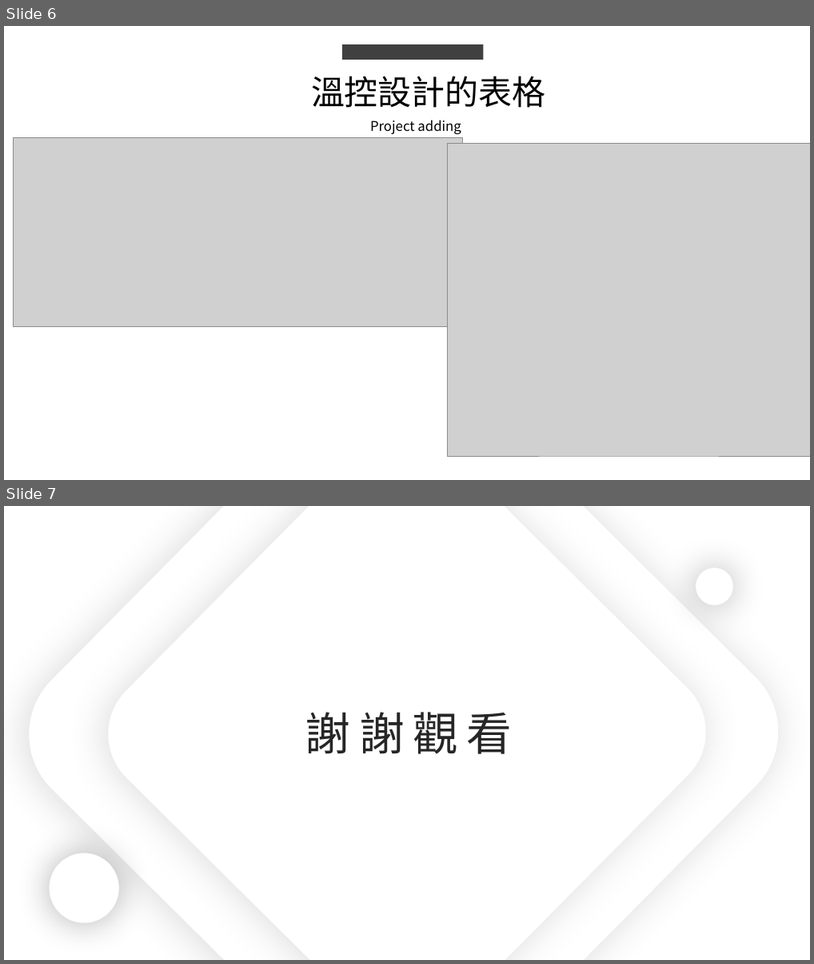
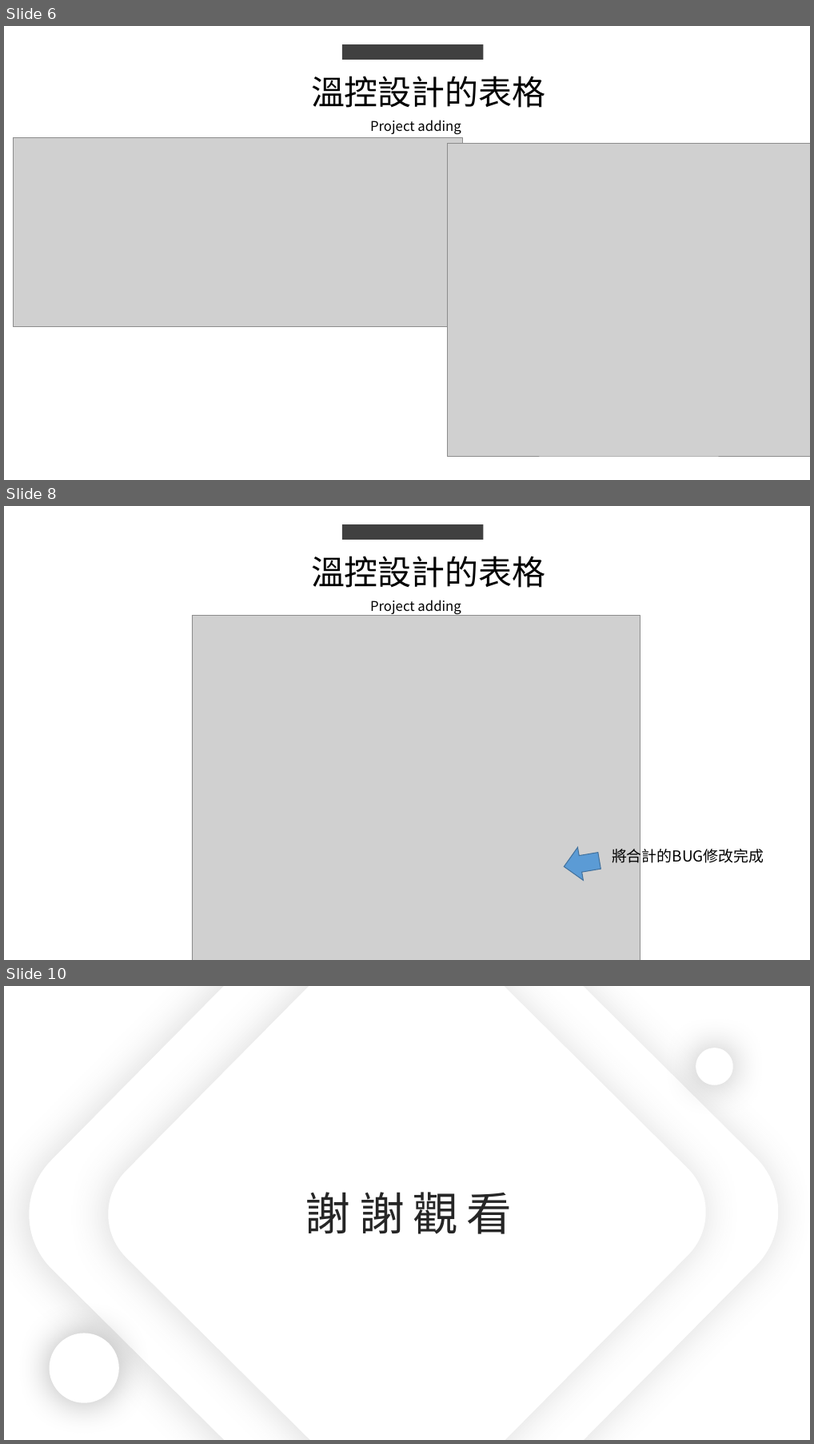
Before and after one commit to king637324/KnowledgeGreenhouseSystem, a slide deck: 工作日報_葉柏漢/2021.07/2021.07.26(晚上加班)_2021.07.27工作日報_葉柏漢.pptx. Shown one above the other, each under a label of ours: slides 6 and 7 before the commit, slides 6, 8 and 10 after it; the slides between them are not shown. The pictures are 814x964 and 814x1444 pixels, drawn with LibreOffice and Linux fonts; fonts in the diff are those of the drawing; grey boxes stand for pictures. Boxes give left, top, right and bottom in pixels: in the first picture for what was removed or moved away, otherwise in the second. Text is boxed around its words. In the diff, an @@ line names an element or a change of style, - is before the commit and + after.

```diff
--- a/工作日報_葉柏漢/2021.07/2021.07.26(晚上加班)_2021.07.27工作日報_葉柏漢.pptx
+++ b/工作日報_葉柏漢/2021.07/2021.07.26(晚上加班)_2021.07.27工作日報_葉柏漢.pptx
@@ slide 8 added at (4, 506, 810, 960), background #FFFFFF @@
@@ rectangle added at (342, 524, 483, 540), fill #404040 @@
@@ text added at (311, 556, 546, 588), 40 pt, text #000000 @@
+溫控設計的表格
@@ text added at (370, 600, 461, 615), 16 pt, text #000000 @@
+Project adding
@@ picture added at (192, 615, 641, 960) @@
@@ right arrow added at (562, 844, 602, 883), fill #5B9BD5, outline #43739E 1 pt @@
@@ text added at (612, 846, 764, 866), 18 pt, text #000000 @@
+將合計的BUG修改完成
@@ what was slide 7 is now slide 10 @@
```
Also in this commit, not shown: 1 slide changed, 2 other slides added, 2 other files.
